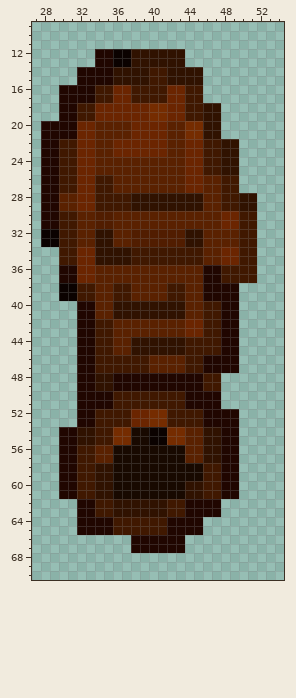
Edited in one commit: sprite sheet (images/boot.png). Above, as it was before the edit.
The file is 160x160 pixels, drawn in blocks of 2x2; one block is one cell here. Colours within 5 levels of each other are drawn and written as one. Shown: x 27..54, y 9..70.
The same view after the edit:
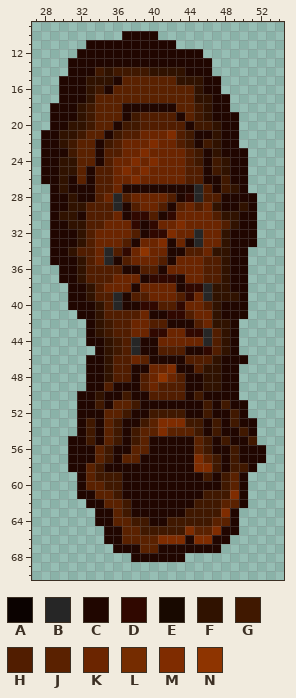
Palette (. is transparent): A #0b0200  B #262626  C #200600  D #300800  E #180900  F #301200  G #401800  H #511d00  J #5a2100  K #6b2500  L #752c00  M #7f2c00  N #8e3400
Difference:
@@ x 27..54 @@
  9 ............................
-10 ............................
-11 ............................
-12 .......CCAAFFFFFF...........
-13 .......CCAAFFFFFF...........
-14 .....CCCCFFFFGGFFFF.........
-15 .....CCCCFFFFGGFFFF.........
-16 ...CCCCGGKKGGGGKKGG.........
-17 ...CCCCGGKKGGGGKKGG.........
-18 ...CCGGKKKKKKLLKKGGFF.......
-19 ...CCGGKKKKKKLLKKGGFF.......
-20 .CCCCKKJJJJKKKKJJLLFF.......
-21 .CCCCKKJJJJKKKKJJLLFF.......
-22 .CCGGKKJJKKKKKKJJKKGGFF.....
-23 .CCGGKKJJKKKKKKJJKKGGFF.....
-24 .CCGGKKJJJJJJJJJJKKGGFF.....
-25 .CCGGKKJJJJJJJJJJKKGGFF.....
-26 .CCGGKKGGJJJJJJJJKKJJGG.....
-27 .CCGGKKGGJJJJJJJJKKJJGG.....
-28 .CCJJKKGGGGFFFFFFFFJJGGFF...
-29 .CCJJKKGGGGFFFFFFFFJJGGFF...
-30 .CCGGJJHHJJJJJJJJJJJJKKGG...
-31 .CCGGJJHHJJJJJJJJJJJJKKGG...
-32 .AAGGJJFFJJHHHHHHFFJJJJGG...
-33 .AAGGJJFFJJHHHHHHFFJJJJGG...
-34 ...GGKKFFFFGGGGGGGGJJKKGG...
-35 ...GGKKFFFFGGGGGGGGJJKKGG...
-36 ...CCKKJJJJJJJJJJJJCCGGGG...
-37 ...CCKKJJJJJJJJJJJJCCGGGG...
-38 ...AAGGJJGGJJJJGGJJCCCC.....
-39 ...AAGGJJGGJJJJGGJJCCCC.....
-40 .....CCJJFFFFFFFFJJGGCC.....
-41 .....CCJJFFFFFFFFJJGGCC.....
-42 .....CCGGJJJJJJJJKKGGCC.....
-43 .....CCGGJJJJJJJJKKGGCC.....
-44 .....CCGGJJFFFFFFGGGGCC.....
-45 .....CCGGJJFFFFFFGGGGCC.....
-46 .....CCGGGGGGJJJJGGCCCC.....
-47 .....CCGGGGGGJJJJGGCCCC.....
-48 .....CCFFCCCCCCCCCCGG.......
-49 .....CCFFCCCCCCCCCCGG.......
-50 .....CCCCGGGGGGGGCCCC.......
-51 .....CCCCGGGGGGGGCCCC.......
-52 .....CCGGGGKKLLGGGGCCCC.....
-53 .....CCGGGGKKLLGGGGCCCC.....
-54 ...CCFFGGLLEEAALLJJFFCC.....
-55 ...CCFFGGLLEEAALLJJFFCC.....
-56 ...CCGGJJEEEEEEEEJJFFCC.....
-57 ...CCGGJJEEEEEEEEJJFFCC.....
-58 ...CCGGFFEEEEEEEEEEGGCC.....
-59 ...CCGGFFEEEEEEEEEEGGCC.....
-60 ...CCGGFFEEEEEEEEFFGGCC.....
-61 ...CCGGFFEEEEEEEEFFGGCC.....
-62 .....CCGGFFFFFFGGCCCC.......
-63 .....CCGGFFFFFFGGCCCC.......
-64 .....CCCCGGGGGGCCCC.........
-65 .....CCCCGGGGGGCCCC.........
-66 ...........CCCCCC...........
-67 ...........CCCCCC...........
-68 ............................
+10 ..........CCCC..............
+11 ......CCCCCCCCCC............
+12 .....CCCCCCCCCCCCCC.........
+13 ....CCCCCCCCCCCCCCCC........
+14 ....CCCGFGGGGFFFFCCC........
+15 ...CCCFFFCJJJJJJFFFCC.......
+16 ...CCCFGCJJJJJJJJJFCC.......
+17 ...CCCFJJJJJJJJJJJFFCC......
+18 ..CCCFGJJJCCCCCCJJGFCC......
+19 ..CCCFGJJJCGHHHHCJGFCCC.....
+20 ..CCFFGJJCGGHHHHHCGGFCC.....
+21 .CCFFGJJCGHHKKKMHGCCFCC.....
+22 .CCFGJJCGHKKKMKKHGCGFCC.....
+23 .CCCGJJCHHKKMKKKKHGCFCCC....
+24 .CCFFJJCHKKMKMKKKHGCGFCC....
+25 .CCFFJCHHKMKMKKKKHHCGFCC....
+26 .CCFCJCHHKKMKKKKKHHCCGCC....
+27 ..CFCCCHHKCCCCCCCCBHCGFC....
+28 ..CCFCCHKBHKKKKHCDBHHCCCC...
+29 ..CCFFHHHBCHKKHCJKHKFCCFC...
+30 ..CFFCHHHKCDDHCDKKKKHFFCC...
+31 ..CCFFHHKKKDCDKKMKKKKHFCC...
+32 ..CCCFHKKKKHCDDMKKBKKFCCC...
+33 ..CCCFHKKKHCKKMCKCBKKFCCC...
+34 ..CCFHHKBHDKNKKCCHHKFFCC....
+35 ..CCCFHKBCHKKKHCKKKHHFCC....
+36 ...CCFHHHHCCHHCKKKKHHFCC....
+37 ...CCFHHHKKKCDDDCKKHHFCC....
+38 ....CCFHKKKCKKKKCDDBFFCC....
+39 ....CCFHHBCHHKKKHDKBFFFC....
+40 ....CCCFHBCCDDHHDKKHFCCC....
+41 .....CCFHHHHKCCDDHKKFCCC....
+42 ......CFGHHKKHHCCCHKFFC.....
+43 ......CFGHHKKDDKKDDBHFC.....
+44 ......CCFGHBCCKKKKKBHFC.....
+45 .......CFGHBCCHHHCCDHFC.....
+46 ......CCFHHKJCCCCHHHFCCC....
+47 ......CCFHHCCKKMCCHFFCC.....
+48 ......CCFHHCHKNKHCCFFCC.....
+49 ......CCHCCCHKHHHCCFFCC.....
+50 .....CCFCCGCCHHHHCGCCCC.....
+51 .....CCGCJJGCCCCCCCGCGCC....
+52 .....CCCJJGCCGGGGCCGCCGC....
+53 .....CGCJGCCGJMMMGGCGCGCC...
+54 .....CGCJGCGJJMJJJGCGCCGC...
+55 ....CCGCJGCGJCCCCCJGCGCCG...
+56 ....CCCJGCCJJCCCCCJGCCGCCC..
+57 ....CCCJGCJJCCCCCCMJGCGCCC..
+58 ....CCJGCCCCCCCCCCMMGCGGC...
+59 .....CJGGGCCCCCCCCCGCGJC....
+60 .....CJJGGCCCCCCCCCCCGJC....
+61 .....CCJJGCCCCCCCCCGGGMC....
+62 ......CCJJGCCCCCCCGGGJJC....
+63 .......CCJGCCCCCCGGGGMC.....
+64 .......CCJJGGCCGGGGGJJC.....
+65 ........CCJJGGGGGMJJMCC.....
+66 ........CCJJJJMMMCMMCC......
+67 .........CCCJJCCCCCCC.......
+68 ...........CCCCCC...........
 69 ............................
